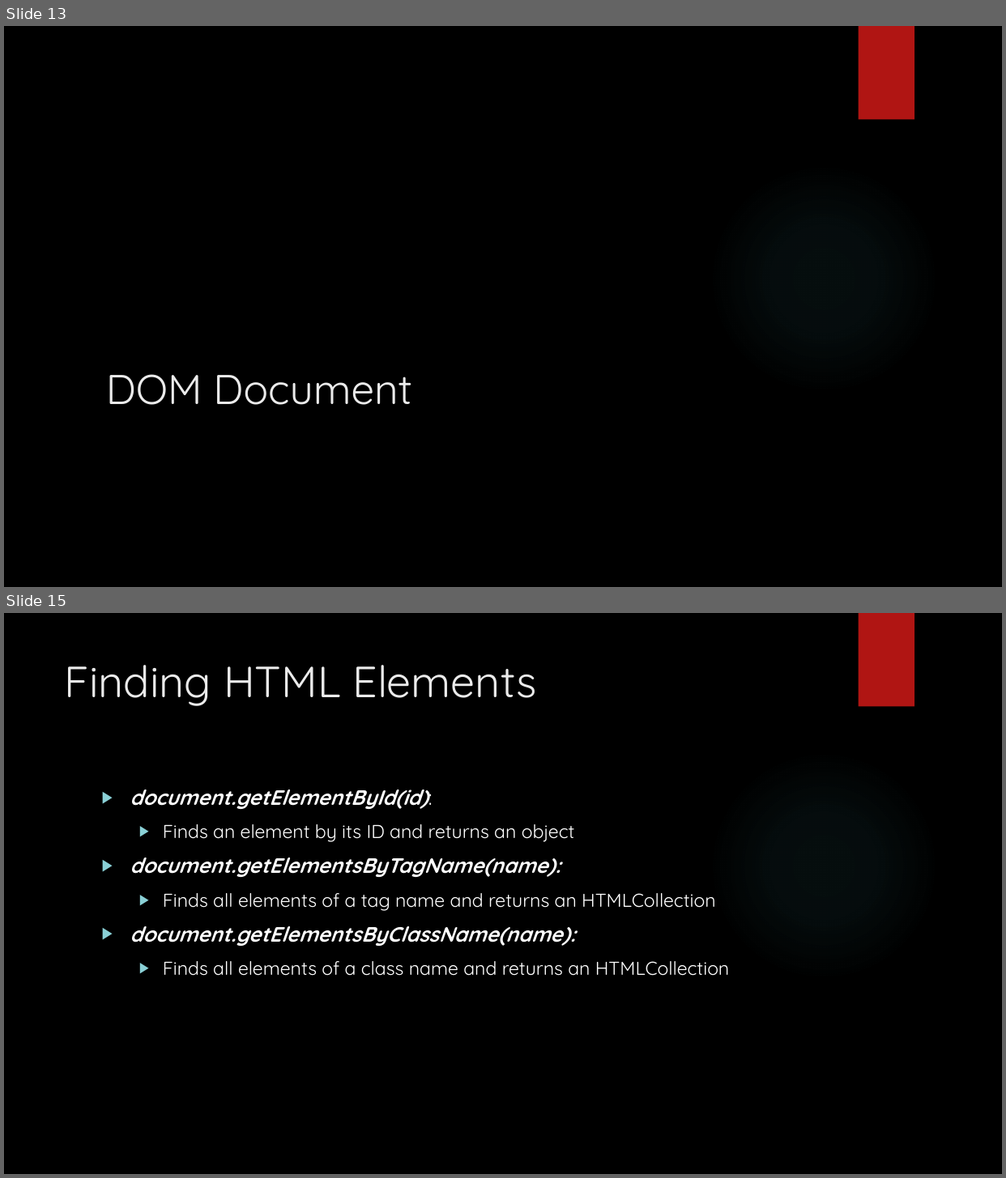
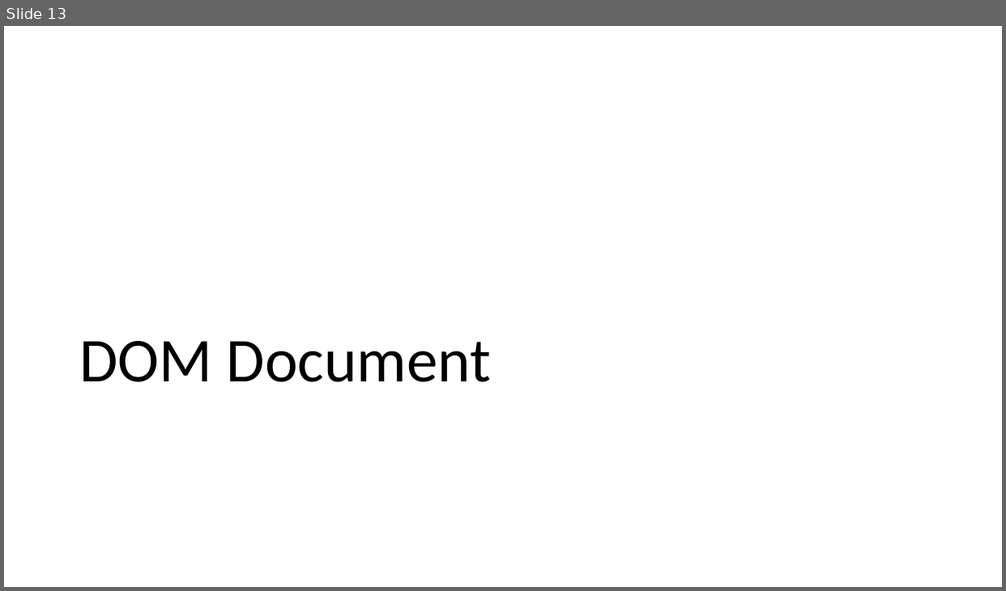
Before and after one commit to YWCANWIL-TechLab/module15-exercises-YaminahAlanis, a slide deck: slides/Module 15 - JS HTML DOM Part 1.pptx. Shown one above the other, each under a label of ours: slides 13 and 15 before the commit, slide 13 after it; the slides between them are not shown. The pictures are 1006x1178 and 1006x591 pixels, drawn with LibreOffice and Linux fonts; fonts in the diff are those of the drawing; background and template pictures are left out. Boxes give left, top, right and bottom in pixels: in the first picture for what was removed or moved away, otherwise in the second. Text is boxed around its words. In the diff, an @@ line names an element or a change of style, - is before the commit and + after.

```diff
--- a/slides/Module 15 - JS HTML DOM Part 1.pptx
+++ b/slides/Module 15 - JS HTML DOM Part 1.pptx
@@ slide 15 removed at bbox=[4, 613, 1002, 1174], background picture (left out); not listed: 2 template elements that a slide beside it also shows @@
@@ title removed at bbox=[65, 665, 536, 706] @@
-Finding HTML Elements
@@ text removed at bbox=[130, 790, 730, 976] @@
-▶ document.getElementById(id):
-  ▶ Finds an element by its ID and returns an object
-▶ document.getElementsByTagName(name):
-  ▶ Finds all elements of a tag name and returns an HTMLCollection
-▶ document.getElementsByClassName(name):
-  ▶ Finds all elements of a class name and returns an HTMLCollection
@@ slide 13 changed as well @@
@@ background picture (left out) to #FFFFFF @@
@@ rectangle removed at bbox=[859, 26, 914, 120] @@
@@ title "DOM Document": place and size @@
-title "DOM Document" at bbox=[106, 374, 412, 405]
+title "DOM Document" at bbox=[79, 341, 491, 382]
@@ title "DOM Document" at bbox=[79, 341, 491, 382]: size 40 to 60 pt, font Quicksand to Calibri, text colour #EBEBEB to #000000; line spacing 1 to 0.9 @@
@@ ellipse removed at bbox=[709, 163, 939, 394] @@
```
Also in this commit, not shown: 29 other slides changed, 9 slides added, 1 other slide removed, 4 other files.
